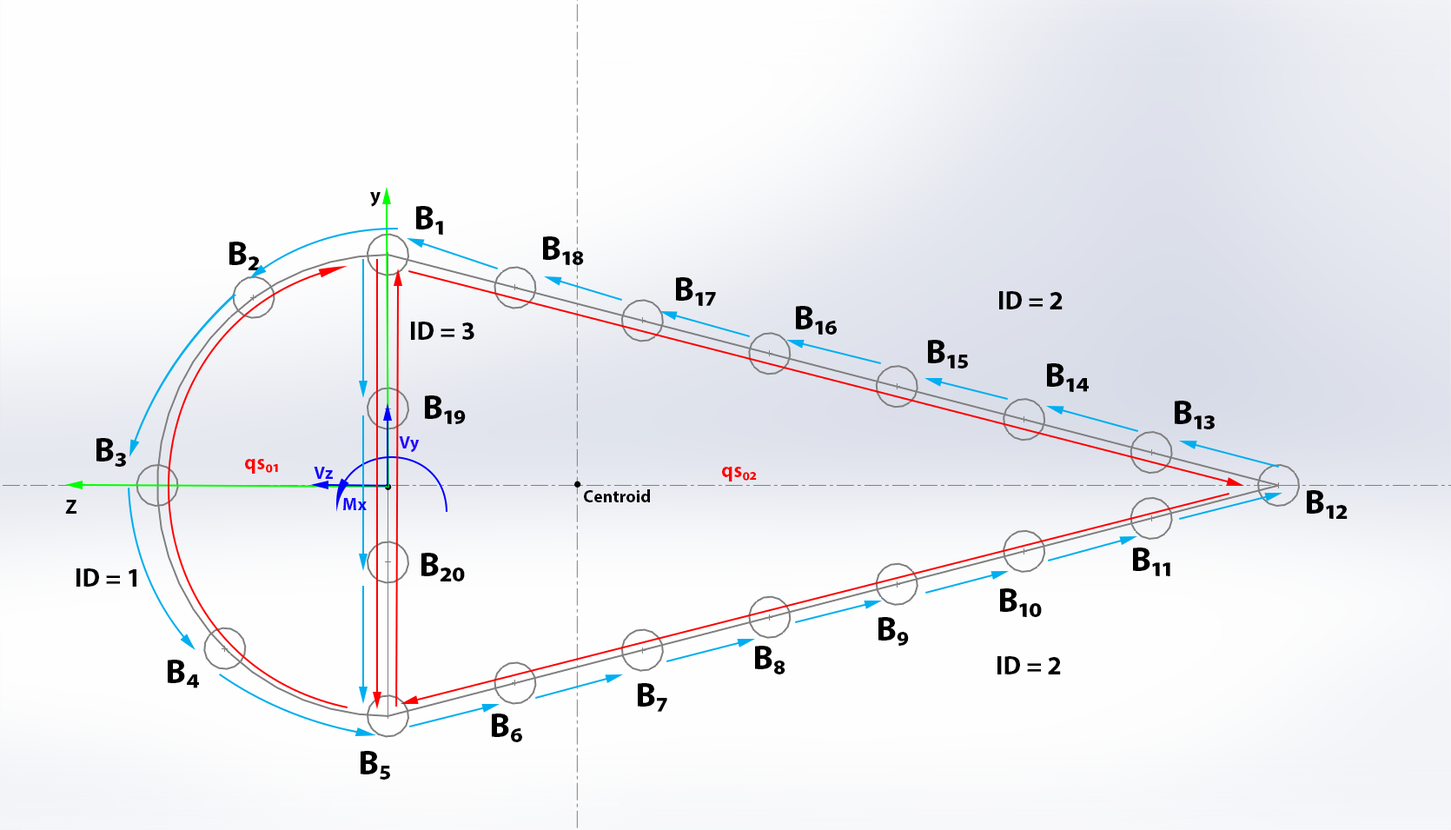
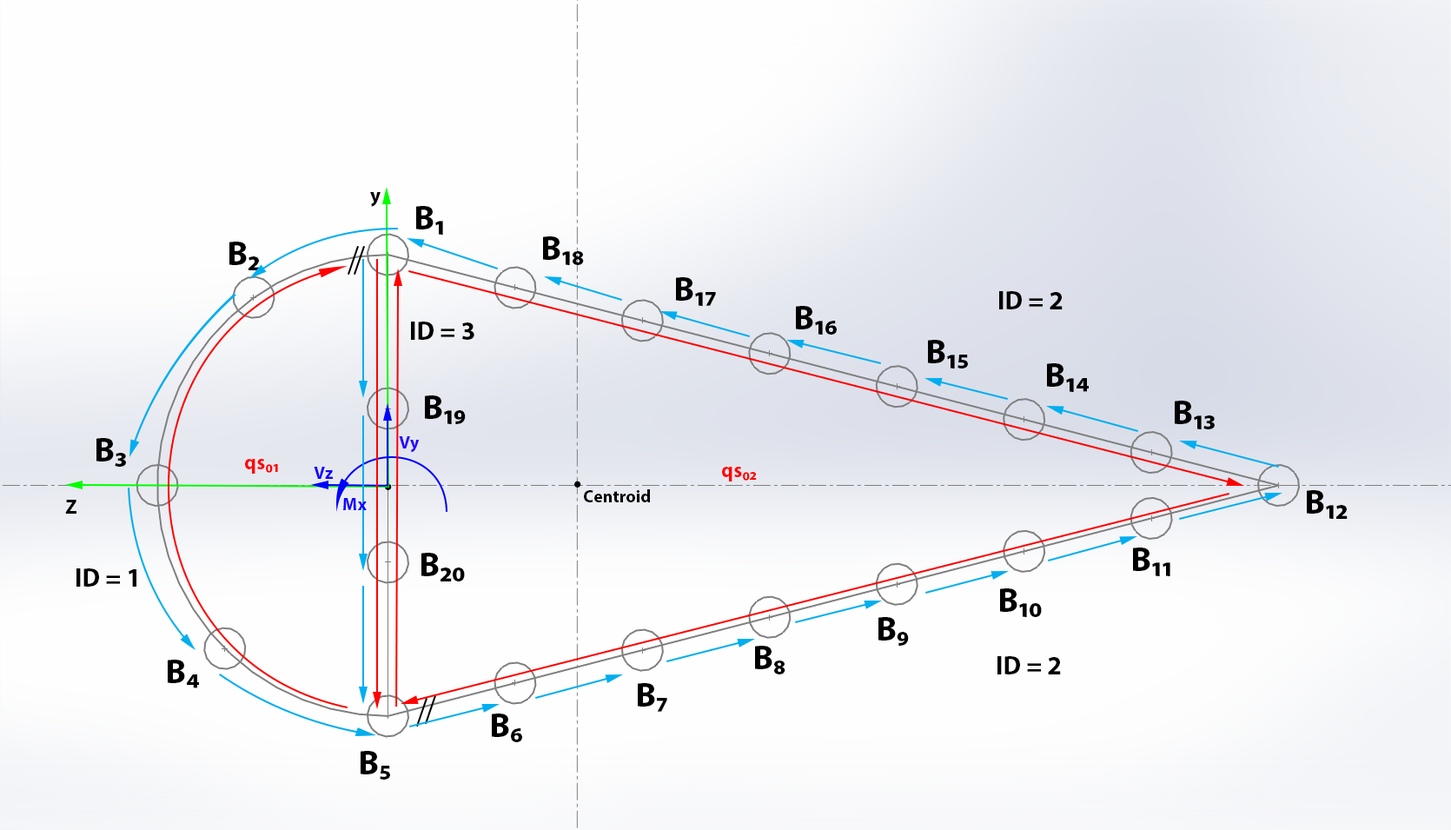
Revision of a layered w=1451, h=830 image; what changed, layer by layer:
painted on "Shape 8" over [253, 663, 278, 682]
added layer "Shape 37" (1st of 4) above "Shape 37" over [416, 697, 428, 727]
added layer "Shape 37" (2nd of 4) above "Shape 37" over [424, 694, 437, 724]
added layer "Shape 37" (3rd of 4) above "Shape 37" over [347, 245, 359, 275]
added layer "Shape 37" (4th of 4) above "Vy" over [353, 245, 365, 275]
